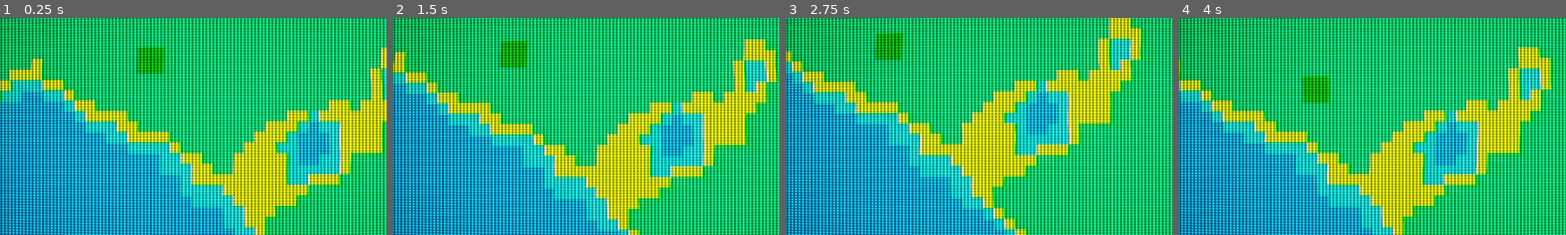
Above: before the commit, frames 1-4 (left to right).
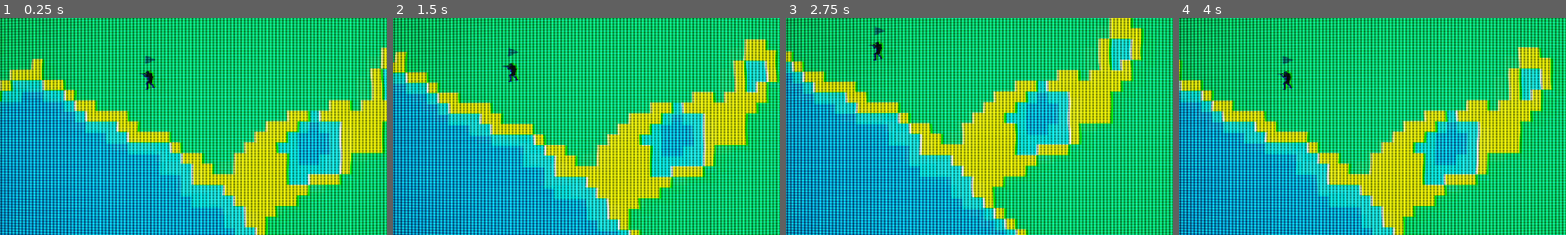
Above: after the commit, the same moments.

Repository: edenYosef1990/myGodotGame
Game: Godot game, scene res://MainScene.tscn
Same seed, same stepped clock (60 frames per second), same inputs: the game is played once before the commit and once after it.
Inputs (mouse positions are % of the whole screen's width and height, from its top left):
- Up to frame 1 (0.25 s): no input
- Up to frame 2 (1.5 s): move the mouse to (72, 45) at 0.52 s; hold Right (ui_right) 0.53-1.28 s; click (72, 45) at 0.67 s; move the mouse to (30, 55) at 1.27 s; hold Down (ui_down) from 1.28 s (still down); click (30, 55) at 1.42 s
- Up to frame 3 (2.75 s): move the mouse to (60, 28) at 2.02 s; release Down (ui_down) at 2.03 s; hold Right (ui_right) from 2.03 s (still down); click (60, 28) at 2.17 s
- Up to frame 4 (4 s): move the mouse to (45, 70) at 2.77 s; release Right (ui_right) at 2.78 s; hold Up (ui_up) 2.78-3.53 s; click (45, 70) at 2.92 s; move the mouse to (80, 65) at 3.52 s; hold Left (ui_left) from 3.53 s (still down); click (80, 65) at 3.67 s
The pictures show only the part of the screen within x 18-68%, y 24-74%; the shares and areas given below are measured in that part.

The runs differ from the first frame. In frame 1, 1.0% of the frame differs, in the area x 35-43%, y 13-34%; in frame 2, 1.0%; in frame 3, 1.0%; in frame 4, 1.1%, in the area x 25-40%, y 17-40%.

Commit message:
changed soldier

Diff:
--- a/Entities/tank.tscn
+++ b/Entities/tank.tscn
@@ -1,6 +1,7 @@
-[gd_scene load_steps=3 format=3 uid="uid://yikwa3eafa08"]
+[gd_scene load_steps=4 format=3 uid="uid://yikwa3eafa08"]
 
 [ext_resource type="Script" path="res://Entities/tank.gd" id="1_8r74a"]
+[ext_resource type="Texture2D" uid="uid://dhdmfxvvbhv8d" path="res://Assets/soldier_icon.png" id="2_bpjit"]
 
 [sub_resource type="RectangleShape2D" id="RectangleShape2D_m30dc"]
 size = Vector2(40, 40)
@@ -28,7 +29,12 @@
 offset_bottom = -8.0
 color = Color(0.334844, 0.538155, 0.221632, 1)
 
-[node name="ColorRect" type="ColorRect" parent="."]
-offset_right = 40.0
-offset_bottom = 40.0
-color = Color(7.21961e-08, 0.672275, 9.62615e-07, 1)
+[node name="Sprite2D" type="Sprite2D" parent="."]
+position = Vector2(16, 49)
+scale = Vector2(0.0351563, 0.0299786)
+texture = ExtResource("2_bpjit")
+
+[node name="Polygon2D" type="Polygon2D" parent="."]
+position = Vector2(44, -7)
+color = Color(4.57242e-07, 0.405327, 0.405423, 1)
+polygon = PackedVector2Array(-15, 25, -31, 32, -31, 18)
--- a/GameManager/GameManager.gd
+++ b/GameManager/GameManager.gd
@@ -38,11 +38,10 @@
 				print("set task")
 				setTask()
 				pass
-			else:
-				gameState = ControlState.Selecting
-				startRectangle = camera.get_global_mouse_position()
-				endRectangle = camera.get_global_mouse_position()
-				updateRect()
+			gameState = ControlState.Selecting
+			startRectangle = camera.get_global_mouse_position()
+			endRectangle = camera.get_global_mouse_position()
+			updateRect()
 		else:
 			gameState = ControlState.None
 			deselectAll()
@@ -77,10 +76,9 @@
 	if units != null:
 		for unit in units:
 			var unitInWorld = unit as Tank
-			currSelectedUnits.push_back(unit.get_instance_id())
 			if(isInRectangle(start,end,unitInWorld.global_position)):
 				unitInWorld.toggleDisplayHealthBar(true)
-				print("boom")
+				currSelectedUnits.push_back(unit.get_instance_id())
 	selectedUnits = currSelectedUnits
 	pass
 
Binary file added: Assets/soldier_icon.png
Not shown, added: Assets/soldier_icon.png.import
